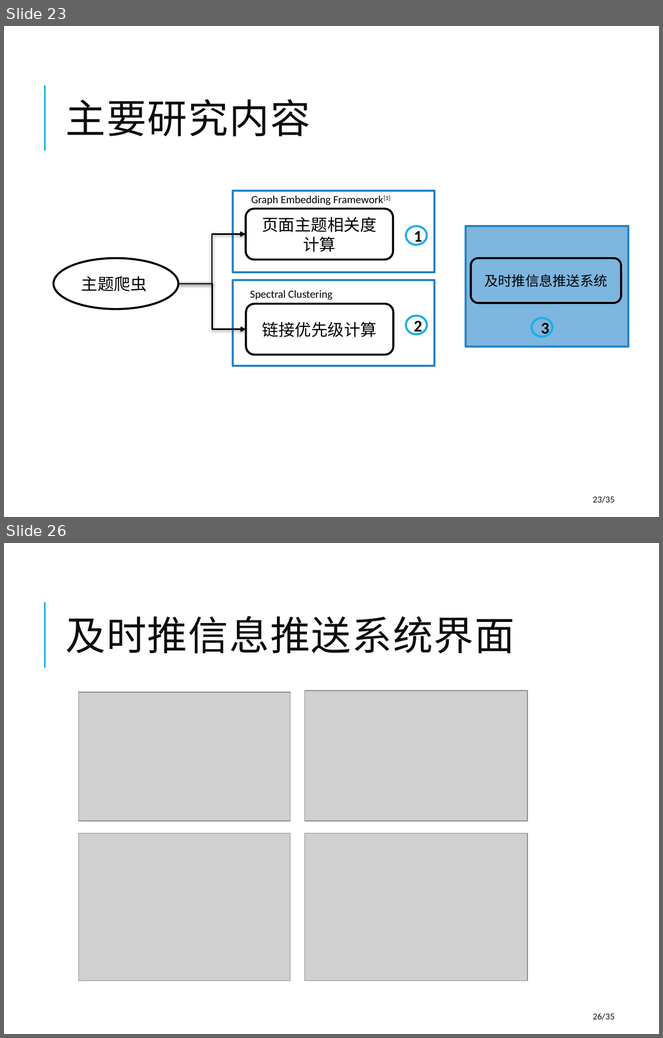
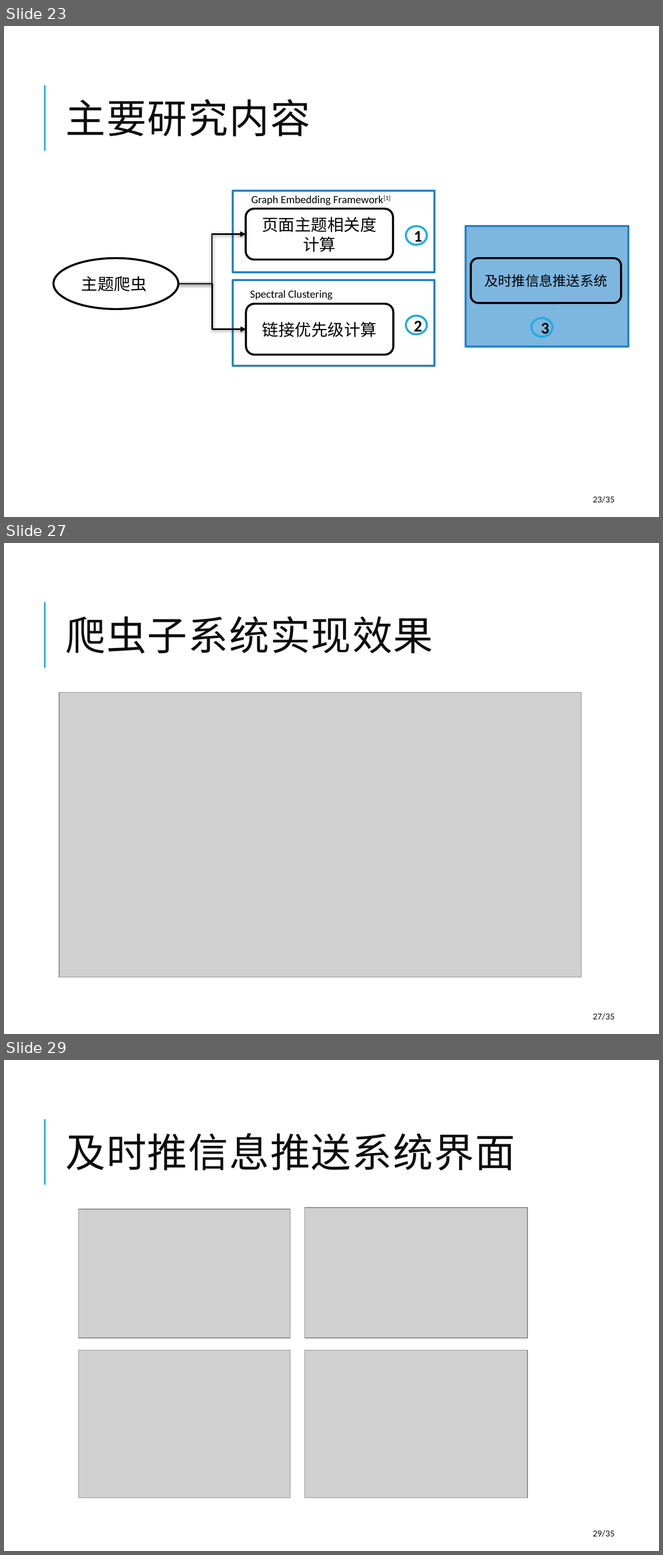
Before and after one commit to winniehajing/paper, a slide deck: 2012223040119-Defense-20150515-goahead.pptx. Shown one above the other, each under a label of ours: slides 23 and 26 before the commit, slides 23, 27 and 29 after it; the slides between them are not shown. The pictures are 663x1038 and 663x1555 pixels, drawn with LibreOffice and Linux fonts; fonts in the diff are those of the drawing; grey boxes stand for pictures. Boxes give left, top, right and bottom in pixels: in the first picture for what was removed or moved away, otherwise in the second. Text is boxed around its words. In the diff, an @@ line names an element or a change of style, - is before the commit and + after.

```diff
--- a/2012223040119-Defense-20150515-goahead.pptx
+++ b/2012223040119-Defense-20150515-goahead.pptx
@@ slide 27 added at (x1=4, y1=543, x2=659, y2=1034), background #FFFFFF; not listed: 1 template element that a slide beside it also shows @@
@@ title added at (x1=65, y1=616, x2=433, y2=654), 44 pt, text #0D0D0D @@
+爬虫子系统实现效果
@@ picture added at (x1=59, y1=692, x2=581, y2=977) @@
@@ page number added at (x1=593, y1=1014, x2=615, y2=1020), 10 pt, text #0D0D0D @@
+27/35
@@ what was slide 26 is now slide 29 @@
@@ page number at (x1=593, y1=1531, x2=615, y2=1537): text changed @@
-26/35
+29/35
```
Also in this commit, not shown: 4 slides changed, 2 other slides added, 1 other file.
